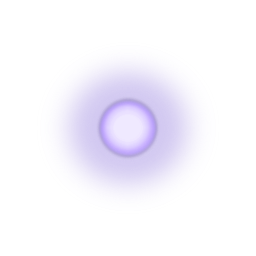
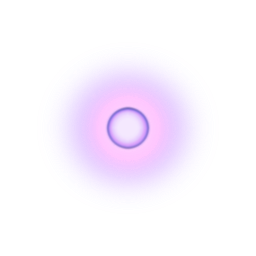
The second (256, 256) image is a revision of the first. Changes to its layers:
"cursor middle": opacity 71% → 76%, painted on it over [left=101, top=101, right=154, bottom=154]
"cursor middle2": opacity 100% → 85%, painted on it over [left=97, top=98, right=159, bottom=159]
painted on "cursor middle3" over [left=96, top=97, right=160, bottom=159]
hid "cursor", opacity 100% → 44%, painted on it over [left=94, top=94, right=162, bottom=162]
painted on "Shadow" over [left=96, top=96, right=160, bottom=160]
"Bloom": opacity 77% → 67%, painted on it over [left=56, top=60, right=200, bottom=197]
